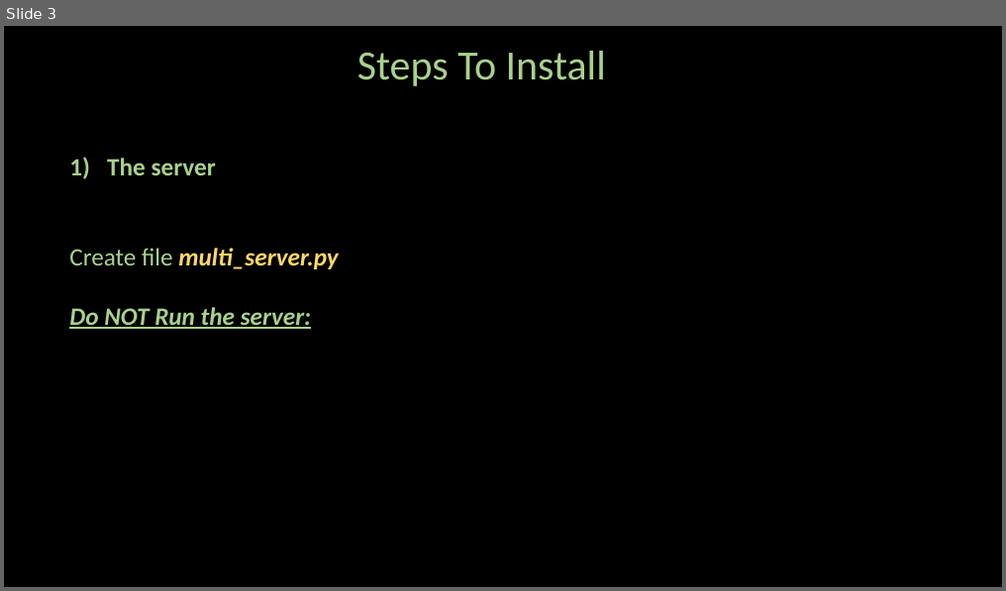
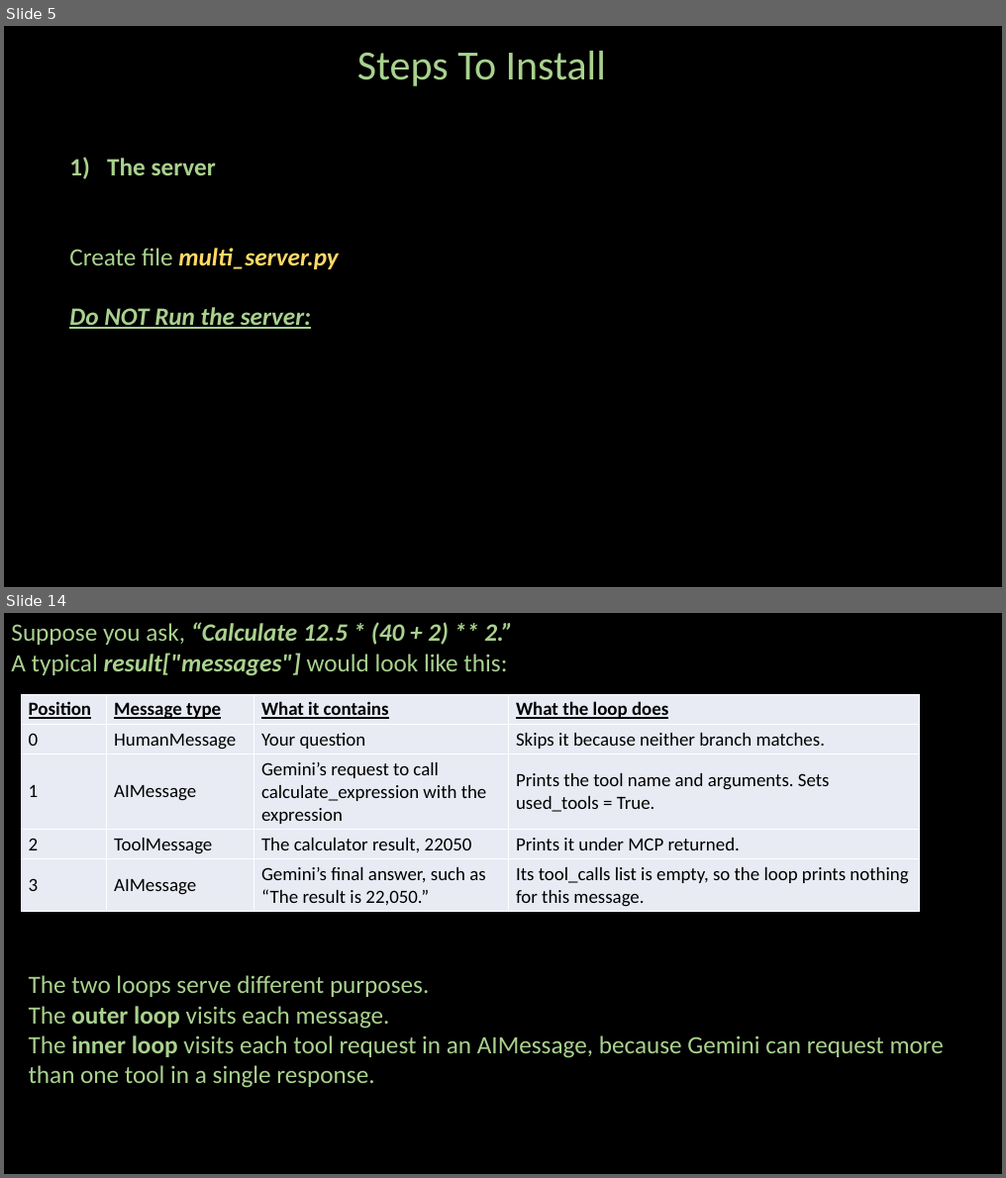
Before and after one commit to ash322ash422/github_loxford_pvt, a slide deck: AgenticAI/7_Advance/MCP/1_getting_started/mcp_weather_calculator/NOTES.pptx. Shown one above the other, each under a label of ours: slide 3 before the commit, slides 5 and 14 after it; the slides between them are not shown. The pictures are 1006x591 and 1006x1178 pixels, drawn with LibreOffice and Linux fonts; fonts in the diff are those of the drawing; background and template pictures are left out. Boxes give left, top, right and bottom in pixels: in the first picture for what was removed or moved away, otherwise in the second. Text is boxed around its words. In the diff, an @@ line names an element or a change of style, - is before the commit and + after.

```diff
--- a/AgenticAI/7_Advance/MCP/1_getting_started/mcp_weather_calculator/NOTES.pptx
+++ b/AgenticAI/7_Advance/MCP/1_getting_started/mcp_weather_calculator/NOTES.pptx
@@ slide 14 added at (4,613,1002,1174), background #000000 @@
@@ text added at (11,622,513,676), 24 pt, text #A9D18E, bold, italic @@
+Suppose you ask, “Calculate 12.5 * (40 + 2) ** 2.”
+A typical result["messages"] would look like this:
@@ table added at (21,694,920,912), 5 rows, 4 columns @@
+Position | Message type | What it contains | What the loop does
+0 | HumanMessage | Your question | Skips it because neither branch matches.
+1 | AIMessage | Gemini’s request to call calculate_expression with the expression | Prints the tool name and arguments. Sets used_tools = True.
+2 | ToolMessage | The calculator result, 22050 | Prints it under MCP returned.
+3 | AIMessage | Gemini’s final answer, such as “The result is 22,050.” | Its tool_calls list is empty, so the loop prints nothing for this message.
@@ text added at (29,975,944,1088), 24 pt, text #A9D18E @@
+The two loops serve different purposes.
+The outer loop visits each message.
+The inner loop visits each tool request in an AIMessage, because Gemini can request more than one tool in a single response.
@@ what was slide 3 is now slide 5 @@
```
Also in this commit, not shown: 3 slides changed, 9 other slides added, 1 slide removed, 18 other files.
